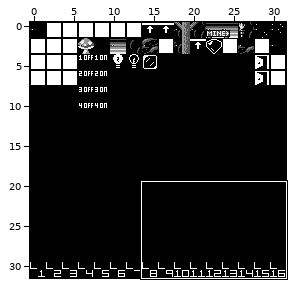
Two states of a Tiled map, gfx/metatiles.tmx. The picture above shows the old version from afar; the outline marks the close-up.
Close-up. Old version:
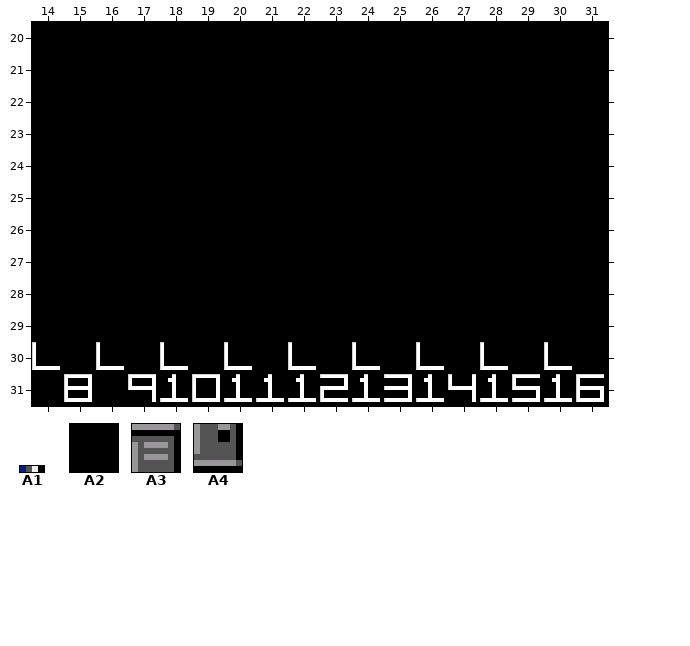
Cells are 8x8 px. Shown: x 14..31, y 20..31. The commit also changed other parts of the map, which this record leaves out. Tiles whose own drawing changed are shown in their newer look in all pictures.
Key: from "pal": A1 0; from "tiles": A2 0, A3 16, A4 49.
__ is an empty cell, ## one hidden under a higher layer.
Layers that did not change in this view are not listed.
Layer "Names" before, first column x 14:
20 A2 A2 A2 A2 A2 A2 A2 A2 A2 A2 A2 A2 A2 A2 A2 A2 A2 A2
21 A2 A2 A2 A2 A2 A2 A2 A2 A2 A2 A2 A2 A2 A2 A2 A2 A2 A2
22 A2 A2 A2 A2 A2 A2 A2 A2 A2 A2 A2 A2 A2 A2 A2 A2 A2 A2
23 A2 A2 A2 A2 A2 A2 A2 A2 A2 A2 A2 A2 A2 A2 A2 A2 A2 A2
24 A2 A2 A2 A2 A2 A2 A2 A2 A2 A2 A2 A2 A2 A2 A2 A2 A2 A2
25 A2 A2 A2 A2 A2 A2 A2 A2 A2 A2 A2 A2 A2 A2 A2 A2 A2 A2
26 A2 A2 A2 A2 A2 A2 A2 A2 A2 A2 A2 A2 A2 A2 A2 A2 A2 A2
27 A2 A2 A2 A2 A2 A2 A2 A2 A2 A2 A2 A2 A2 A2 A2 A2 A2 A2
28 A2 A2 A2 A2 A2 A2 A2 A2 A2 A2 A2 A2 A2 A2 A2 A2 A2 A2
29 A2 A2 A2 A2 A2 A2 A2 A2 A2 A2 A2 A2 A2 A2 A2 A2 A2 A2
30 A3 A3 A3 A3 A3 A3 A3 A3 A3 A3 A3 A3 A3 A3 A3 A3 A3 A3
31 ## A4 ## A4 ## A4 ## A4 ## A4 ## A4 ## A4 ## A4 ## A4
Layer "Attributes" before, first column x 14:
20 __ __ __ __ __ __ __ __ __ __ __ __ __ __ __ __ __ __
21 __ __ __ __ __ __ __ __ __ __ __ __ __ __ __ __ __ __
22 __ __ __ __ __ __ __ __ __ __ __ __ __ __ __ __ __ __
23 __ __ __ __ __ __ __ __ __ __ __ __ __ __ __ __ __ __
24 __ __ __ __ __ __ __ __ __ __ __ __ __ __ __ __ __ __
25 __ __ __ __ __ __ __ __ __ __ __ __ __ __ __ __ __ __
26 __ __ __ __ __ __ __ __ __ __ __ __ __ __ __ __ __ __
27 __ __ __ __ __ __ __ __ __ __ __ __ __ __ __ __ __ __
28 __ __ __ __ __ __ __ __ __ __ __ __ __ __ __ __ __ __
29 __ __ __ __ __ __ __ __ __ __ __ __ __ __ __ __ __ __
30 A1 __ A1 __ A1 __ A1 __ A1 __ A1 __ A1 __ A1 __ A1 __
31 __ __ __ __ __ __ __ __ __ __ __ __ __ __ __ __ __ __
Now the later version:
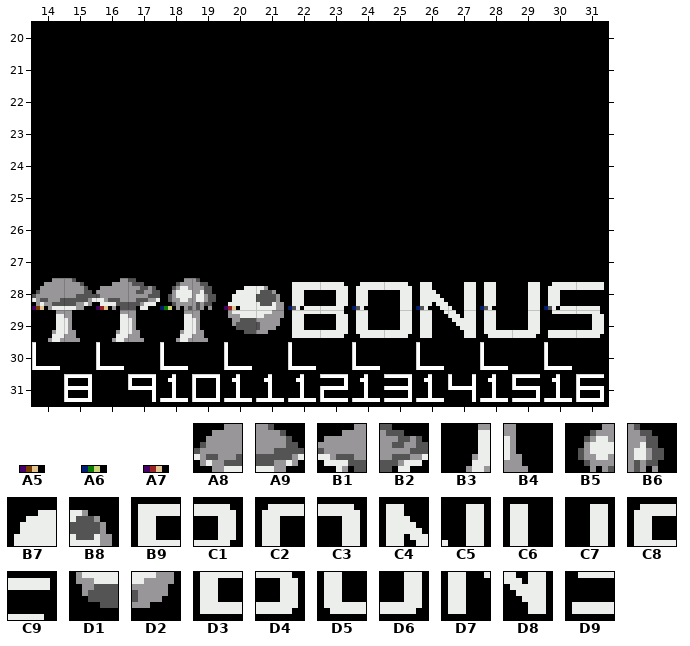
Further tiles: from "pal": A5 1, A6 2, A7 3; from "tiles": A8 88, A9 89, B1 90, B2 91, B3 120, B4 121, B5 122, B6 123, B7 141, B8 142, B9 143, C1 144, C2 145, C3 146, C4 147, C5 148, C6 149, C7 150, C8 151, C9 152, D1 173, D2 174, D3 175, D4 176, D5 177, D6 178, D7 179, D8 180, D9 183.
Difference:
Layer "Names":
The edit turns tile A2 into tile A8 in row 28 at x 14.
The edit turns tile A2 into tile A9 in row 28 at x 15.
The edit turns tile A2 into tile B1 in row 28 at x 16.
The edit turns tile A2 into tile B2 in row 28 at x 17.
The edit turns tile A2 into tile B3 in row 29 at x 14, 16 and 18.
The edit turns tile A2 into tile B4 in row 29 at x 15, 17 and 19.
The edit turns tile A2 into tile B5 in row 28 at x 18.
The edit turns tile A2 into tile B6 in row 28 at x 19.
The edit turns tile A2 into tile B7 in row 28 at x 20.
The edit turns tile A2 into tile B8 in row 28 at x 21.
The edit turns tile A2 into tile B9 in row 28 at x 22.
The edit turns tile A2 into tile C1 in row 28 at x 23.
The edit turns tile A2 into tile C2 in row 28 at x 24.
The edit turns tile A2 into tile C3 in row 28 at x 25.
The edit turns tile A2 into tile C4 in row 28 at x 26.
The edit turns tile A2 into tile C5 in row 28 at x 27.
The edit turns tile A2 into tile C6 in row 28 at x 28.
The edit turns tile A2 into tile C7 in row 28 at x 29.
The edit turns tile A2 into tile C8 in row 28 at x 30.
The edit turns tile A2 into tile C9 in row 28 at x 31.
The edit turns tile A2 into tile D1 in row 29 at x 20.
The edit turns tile A2 into tile D2 in row 29 at x 21.
The edit turns tile A2 into tile D3 in row 29 at x 22.
The edit turns tile A2 into tile D4 in row 29 at x 23 and 31.
The edit turns tile A2 into tile D5 in row 29 at x 24 and 28.
The edit turns tile A2 into tile D6 in row 29 at x 25 and 29.
The edit turns tile A2 into tile D7 in row 29 at x 26.
The edit turns tile A2 into tile D8 in row 29 at x 27.
The edit turns tile A2 into tile D9 in row 29 at x 30.
Layer "Attributes":
There is now tile A1 in row 28 at x 22, 24, 26, 28 and 30.
There is now tile A5 in row 28 at x 14.
There is now tile A6 in row 28 at x 18.
There is now tile A7 in row 28 at x 16 and 20.
Changed places in both close-ups, as pixel boxes (x1, y1, x2, y2):
changed: (32, 278, 604, 342)
